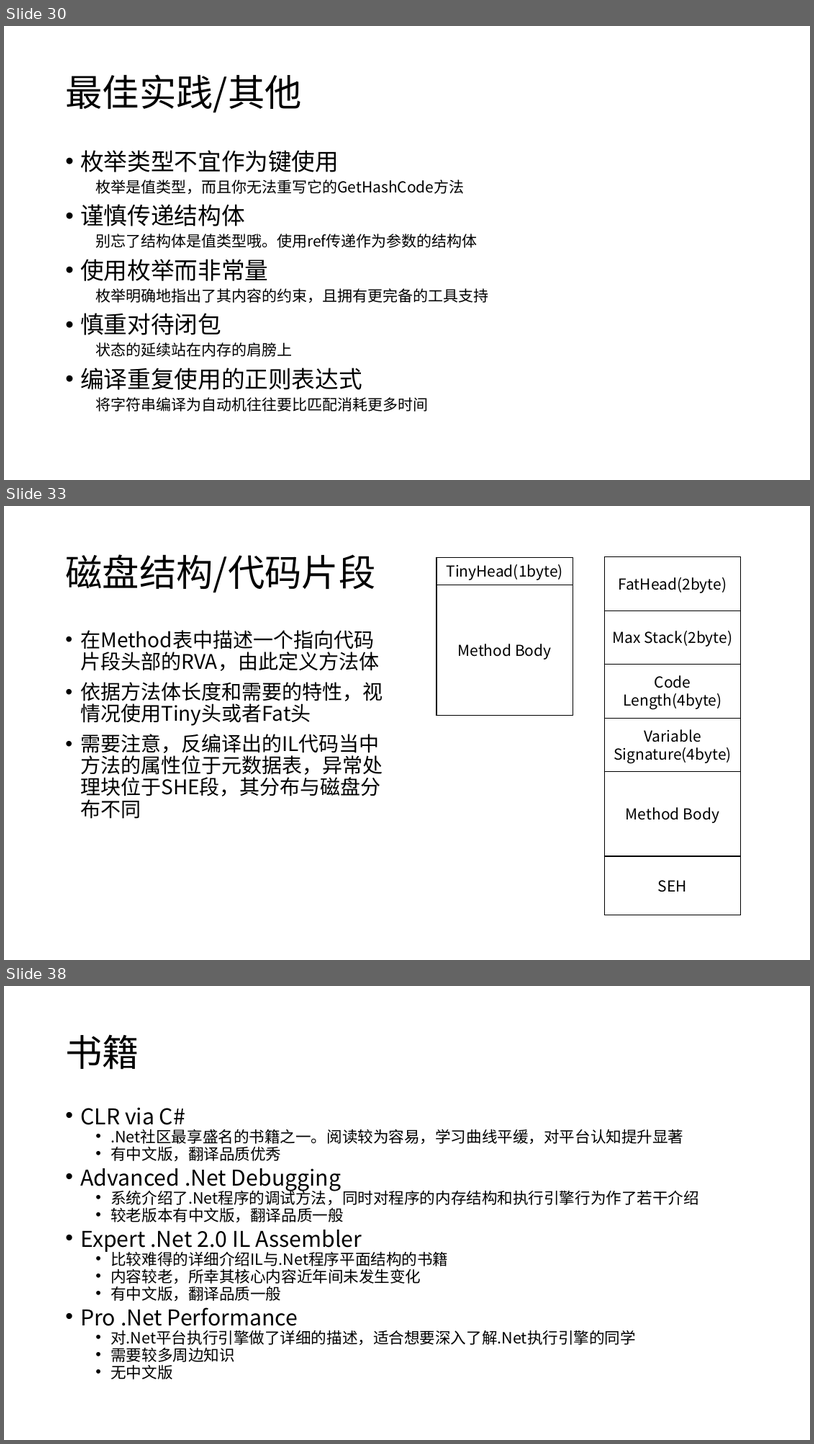
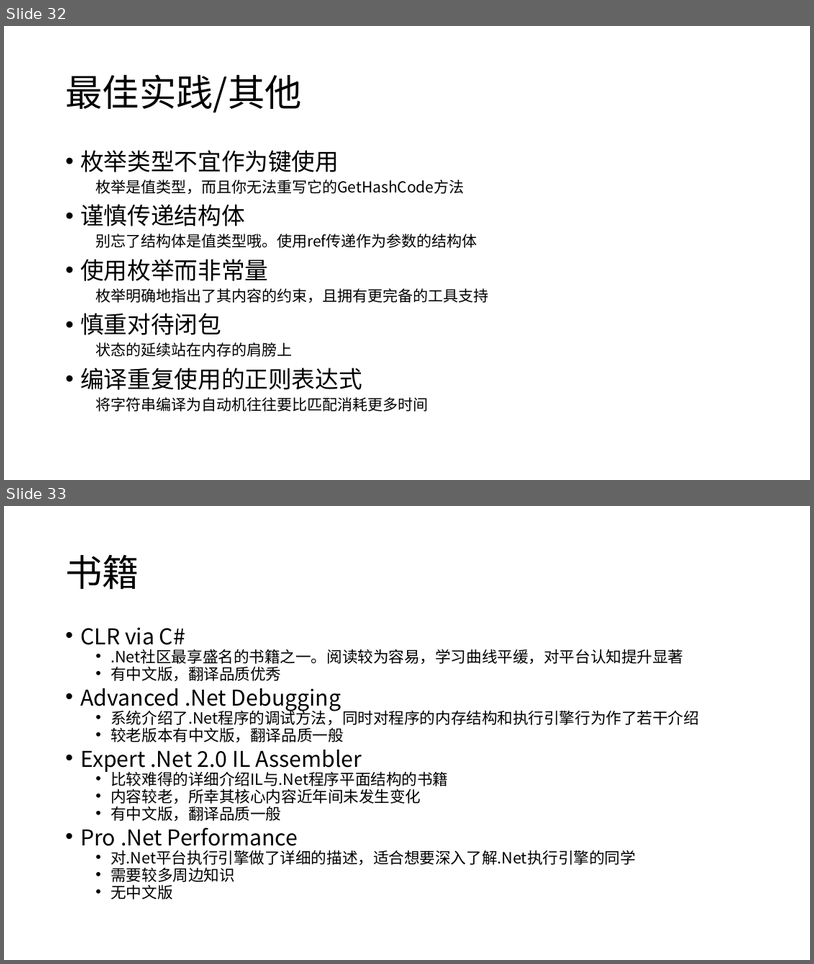
Before and after one commit to snakealpha/DotNetSession, a slide deck: pptx.pptx.pptx. Shown one above the other, each under a label of ours: slides 30, 33 and 38 before the commit, slides 32 and 33 after it; the slides between them are not shown. The pictures are 814x1444 and 814x964 pixels, drawn with LibreOffice and Linux fonts; fonts in the diff are those of the drawing. Boxes give left, top, right and bottom in pixels: in the first picture for what was removed or moved away, otherwise in the second. Text is boxed around its words. In the diff, an @@ line names an element or a change of style, - is before the commit and + after.

```diff
--- a/pptx.pptx.pptx
+++ b/pptx.pptx.pptx
@@ slide 33 removed at [4,506,810,960], background #FFFFFF @@
@@ title removed at [65,554,376,593] @@
-磁盘结构/代码片段
@@ rectangle removed at [437,557,574,584] @@
-TinyHead(1byte)
@@ rectangle removed at [604,557,741,610] @@
-FatHead(2byte)
@@ rectangle removed at [437,584,574,716] @@
-Method Body
@@ rectangle removed at [604,610,741,664] @@
-Max Stack(2byte)
@@ text removed at [80,630,383,818] @@
-• 在Method表中描述一个指向代码片段头部的RVA，由此定义方法体
-• 依据方法体长度和需要的特性，视情况使用Tiny头或者Fat头
-• 需要注意，反编译出的IL代码当中方法的属性位于元数据表，异常处理块位于SHE段，其分布与磁盘分布不同
@@ rectangle removed at [604,664,741,718] @@
-Code Length(4byte)
@@ rectangle removed at [604,718,741,772] @@
-Variable Signature(4byte)
@@ rectangle removed at [604,772,741,856] @@
-Method Body
@@ rectangle removed at [604,856,741,915] @@
-SEH
@@ what was slide 30 is now slide 32 @@
@@ what was slide 38 is now slide 33 @@
```
Also in this commit, not shown: 3 slides changed, 2 slides added, 6 other slides removed, 6 other files.
